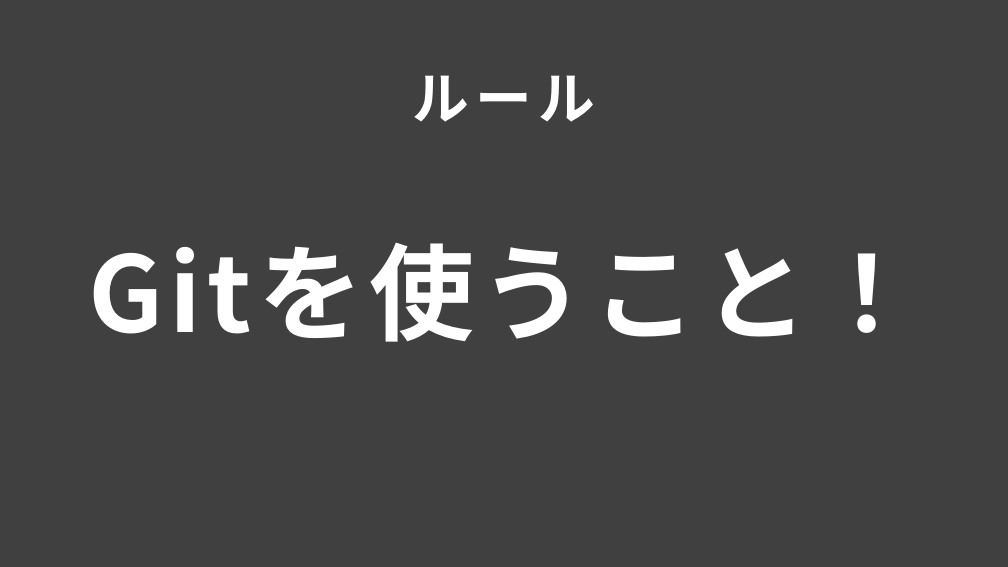
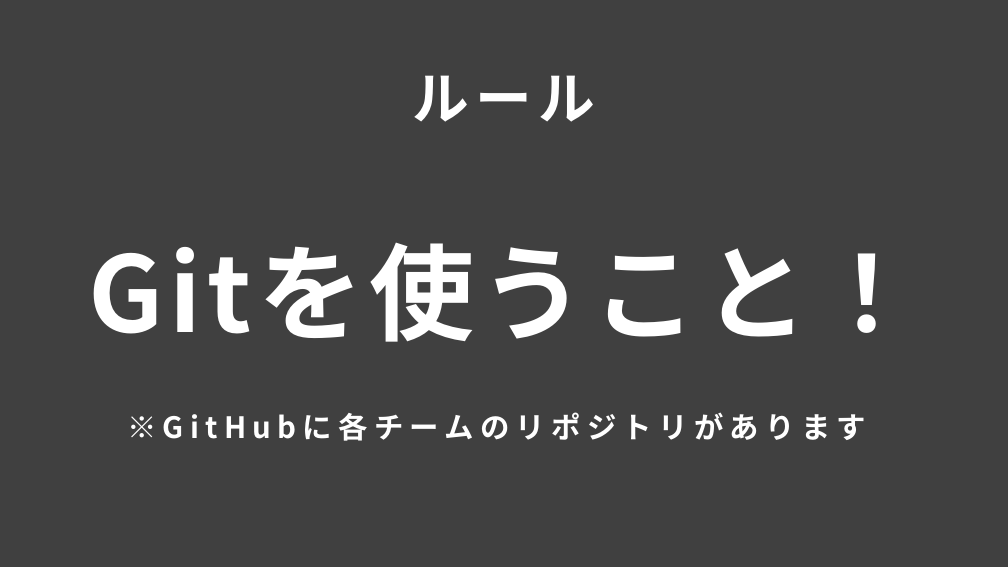
Before and after one commit to jack-app/jackhack2018_management, a slide deck: slide 5 of pptx/jackhack2018_opening.pptx. Drawn at 1008x567 pixels with LibreOffice and Linux fonts; fonts in the diff are those of the drawing. Boxes give left, top, right and bottom in pixels: in the first picture for what was removed or moved away, otherwise in the second. Text is boxed around its words. In the diff, an @@ line names an element or a change of style, - is before the commit and + after.

```diff
--- a/pptx/jackhack2018_opening.pptx
+++ b/pptx/jackhack2018_opening.pptx
@@ text added at [127, 412, 866, 441], 28 pt, text #FFFFFF, bold @@
+※GitHubに各チームのリポジトリがあります
```
Also in this commit, not shown: 3 other slides changed, 7 slides added, 1 other file.
